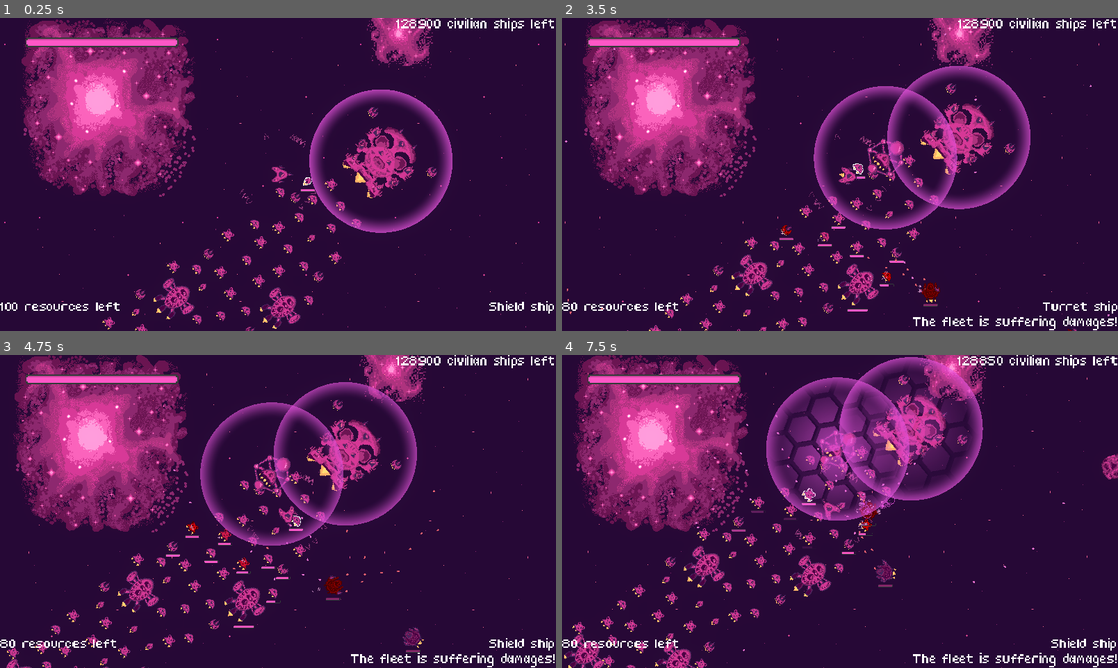
Above: before the commit, frames 1-4 (two rows, left to right).
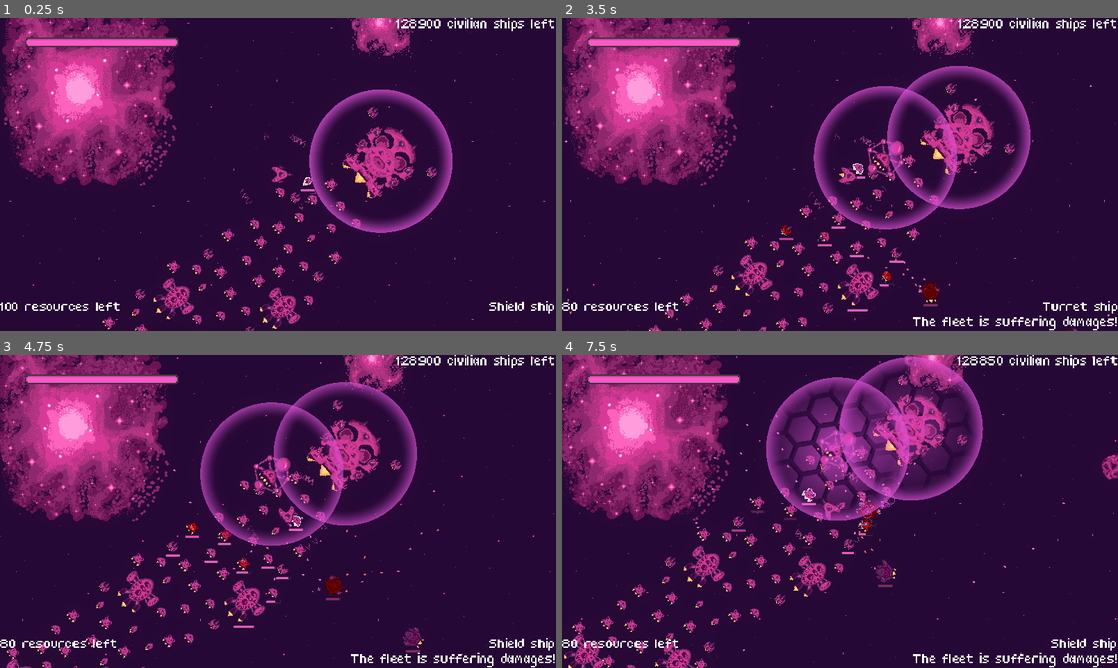
Above: after the commit, the same moments.

Repository: bear-minimum-studio/space-bear
Game: Godot game, scene res://Game.tscn
Two runs of this game, one before a commit and one after it. Both use one fixed random seed, a clock stepped at 60 frames per second and the inputs below.
Inputs:
- Up to frame 1 (0.25 s): no input
- Up to frame 2 (3.5 s): tap Enter (upgrade) at 0.5 s; hold Right (turn_right) 0.53-1.28 s; hold X (cycle_selection) 0.53-1.28 s; hold Ctrl (brake) 1.28-2.03 s; tap Down (decelerate) at 1.35 s; hold Right (turn_right) 2.03-2.78 s; hold Space (fire) 2.03-2.78 s; hold Up (accelerate) from 2.78 s (still down); tap G (grappling_hook) at 2.85 s
- Up to frame 3 (4.75 s): release Up (accelerate) at 3.53 s; hold F (turret_fire) 3.53-4.28 s; hold Left (turn_left) from 3.53 s (still down); tap X (cycle_selection) at 4.35 s
- Up to frame 4 (7.5 s): release Left (turn_left) at 5.03 s; hold Ctrl (brake) 5.03-5.78 s; tap Down (decelerate) at 5.1 s; hold Right (turn_right) 5.78-6.53 s; tap Space (fire) at 5.85 s; hold Up (accelerate) 6.53-7.28 s; hold G (grappling_hook) 6.53-7.28 s; hold Right (turn_right) from 7.28 s (still down); tap F (turret_fire) at 7.35 s

The runs differ from the first frame. In frame 1, 14% of the frame differs, in the area x 0-100%, y 0-99%; in frame 2, 14%; in frame 3, 14%; in frame 4, 13%.

Commit message:
fix: make zoom ignore parallax

Diff:
--- a/AbstractWorld.tscn
+++ b/AbstractWorld.tscn
@@ -23,6 +23,9 @@
 script = ExtResource("1_kjg2t")
 
 [node name="ParallaxBackground" parent="." instance=ExtResource("2_3j3ax")]
+scale = Vector2(0.3, 0.3)
+transform = Transform2D(0.3, 0, 0, 0.3, 0, 0)
+scroll_ignore_camera_zoom = true
 
 [node name="Player" parent="." instance=ExtResource("1_yasag")]
 position = Vector2(159, 130)
